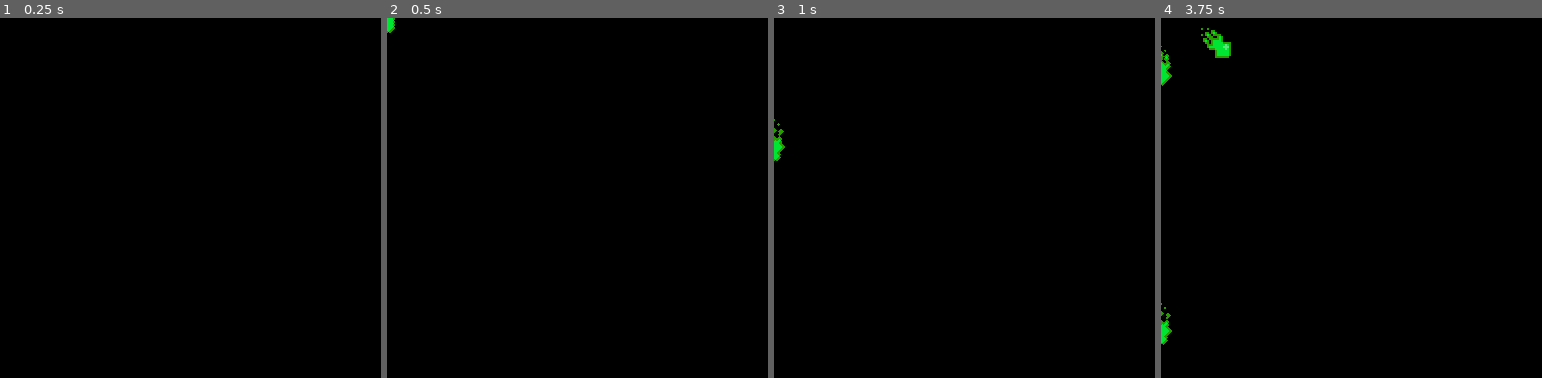
Above: before the commit, frames 1-4 (left to right).
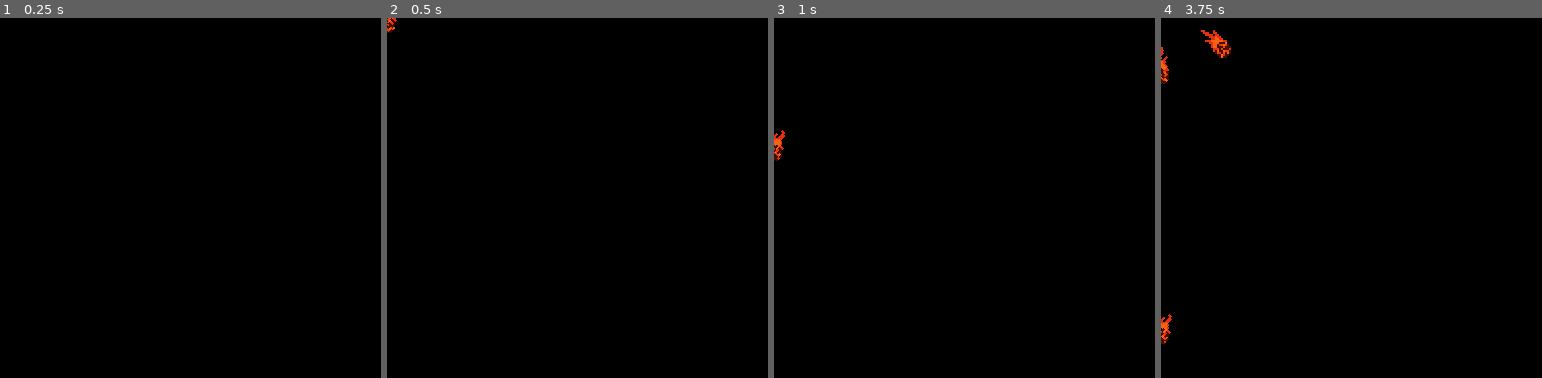
Above: after the commit, the same moments.

Repository: ColmeiaUDESC/gamejaaj6
Game: Godot game, scene res://Instanciaveis/Inimigos/Yama.tscn
The game is run twice, just before and just after one commit, with the same random seed, the same clock (stepped at 60 frames per second) and the same inputs. This scene is started directly instead of the project's main scene.
Inputs (mouse positions are in pixels of both pictures, inside the frame that each line leads up to):
- Up to frame 1 (0.25 s): no input
- Up to frame 2 (0.5 s): no input
- Up to frame 3 (1 s): tap Enter at 0.5 s; move the mouse to (outside the picture) at 0.52 s; hold D (andar_pra_direita) from 0.53 s (still down); click (outside the picture) at 0.6 s
- Up to frame 4 (3.75 s): move the mouse to (1351, 216) at 1.27 s; release D (andar_pra_direita) at 1.28 s; hold S (andar_pra_baixo) 1.28-2.03 s; right-click (1351, 216) at 1.35 s; move the mouse to (outside the picture) at 2.02 s; hold D (andar_pra_direita) 2.03-2.78 s; hold Enter 2.03-2.78 s; move the mouse to (1450, 270) at 2.77 s; hold W (andar_pra_cima) 2.78-3.53 s; click (1450, 270) at 2.85 s; move the mouse to (outside the picture) at 3.52 s; hold A (andar_pra_esquerda) from 3.53 s (still down); hold Right mouse button (ataque_purificacao) from 3.53 s (still down)

Frame 1 is identical in both runs. In frame 2, less than 0.1% of the frame differs, in the area x 0-3%, y 0-5%; in frame 3, 0.2%; in frame 4, 0.7%, in the area x 0-19%, y 2-91%.

Commit message:
Adicionar projetil bola de fogo

Diff:
--- a/Instanciaveis/Inimigos/Yama.tscn
+++ b/Instanciaveis/Inimigos/Yama.tscn
@@ -28,7 +28,7 @@
 [ext_resource path="res://Conteudos/Shaders/ShaderPersonagem.shader" type="Shader" id=26]
 [ext_resource path="res://Instanciaveis/Projeteis/InfoProjetil.tscn" type="PackedScene" id=27]
 [ext_resource path="res://Instanciaveis/Projeteis/SistemaTiros.tscn" type="PackedScene" id=28]
-[ext_resource path="res://Instanciaveis/Projeteis/ProjetilVeneno.tscn" type="PackedScene" id=29]
+[ext_resource path="res://Instanciaveis/Projeteis/ProjetilBolaDeFogo.tscn" type="PackedScene" id=29]
 [ext_resource path="res://Instanciaveis/Scripts/OuvinteDeEventosYama.gd" type="Script" id=30]
 
 [sub_resource type="ShaderMaterial" id=2]
--- /dev/null
+++ b/Instanciaveis/Projeteis/ProjetilBolaDeFogo.tscn
@@ -0,0 +1,39 @@
+[gd_scene load_steps=8 format=2]
+
+[ext_resource path="res://Assets/Sprites/spritesheet_projeteis.png" type="Texture" id=1]
+[ext_resource path="res://Instanciaveis/Projeteis/Projetil.tscn" type="PackedScene" id=2]
+
+[sub_resource type="AtlasTexture" id=1]
+atlas = ExtResource( 1 )
+region = Rect2( 112, 0, 16, 16 )
+
+[sub_resource type="AtlasTexture" id=2]
+atlas = ExtResource( 1 )
+region = Rect2( 128, 0, 16, 16 )
+
+[sub_resource type="AtlasTexture" id=3]
+atlas = ExtResource( 1 )
+region = Rect2( 144, 0, 16, 16 )
+
+[sub_resource type="AtlasTexture" id=4]
+atlas = ExtResource( 1 )
+region = Rect2( 160, 0, 16, 16 )
+
+[sub_resource type="SpriteFrames" id=5]
+animations = [ {
+"frames": [ SubResource( 1 ), SubResource( 2 ), SubResource( 3 ), SubResource( 4 ) ],
+"loop": true,
+"name": "default",
+"speed": 5.0
+} ]
+
+[node name="Projetil" instance=ExtResource( 2 )]
+alcance = 256.0
+velocidade = 128.0
+
+[node name="DeslocamentoSprite" parent="." index="0"]
+position = Vector2( 0, -15 )
+
+[node name="Sprite" parent="DeslocamentoSprite" index="0"]
+rotation = 0.785398
+frames = SubResource( 5 )
Binary file changed: Assets/Sprites/spritesheet_projeteis.png
Not shown, changed: Assets/Sprites/spritesheet_projeteis.png.import
Binary file changed: Assets/projetosAseprite/Spritesheet_Projeteis.aseprite
